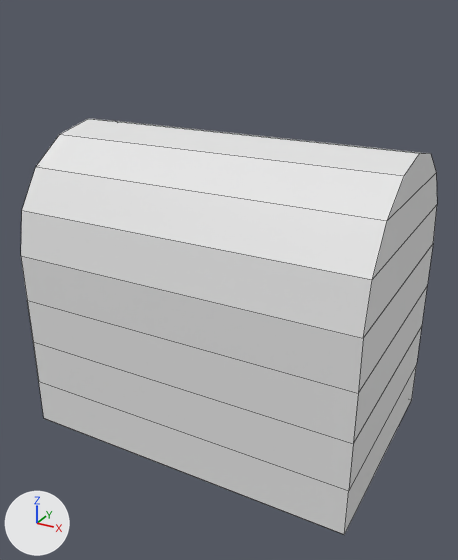
A saved change to the Blender file treasure-box.blend.
Before and after are seen from a 50 mm camera at (2.97, -5.47, 4.38) aimed at (0.1, -0.25, 1.77). The axes (+X, +Y, +Z) are drawn at lower left. The lights are the same throughout. Mesh edges are drawn as thin lines.

Script lines for the objects in view, before the commit:
```python
me_cube_001 = bpy.data.meshes.new('Cube.001')
me_cube_001.from_pydata(...)  # 82 vertices, 21 faces; spans x -1.0..1.0, y -1.0..1.0, z -1.0..1.0
me_cylinder = bpy.data.meshes.new('Cylinder')
me_cylinder.from_pydata(...)  # 18 vertices, 14 faces; spans x -1.2..0.0, y -1.2..1.2, z -1.8..1.8
ob_cube = bpy.data.objects.new('Cube', me_cube_001)
ob_cube.location = (0.0, 0.0, 1.0)
ob_cube.scale = (1.8, 1.2, 1.0)
ob_cylinder = bpy.data.objects.new('Cylinder', me_cylinder)
ob_cylinder.location = (0.0, 0.0, 2.0)
ob_cylinder.rotation_euler = (0.0, 1.571, 0.0)  # degrees (0, 90, 0)
```
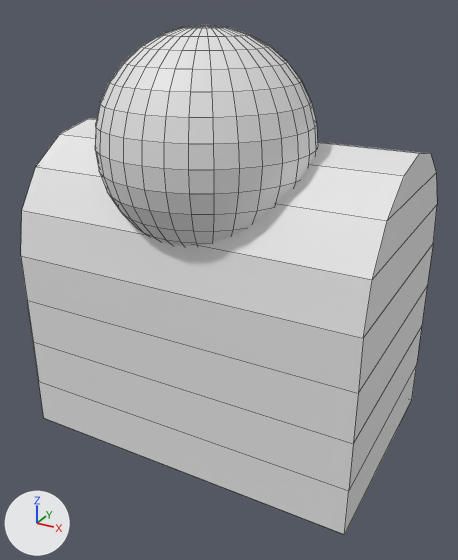
Boxes [x1, y1, x2, y2] around the edits, measured in the pictures (458 x 560 px):
```json
{"object": "Sphere", "change": "added", "after": [95, 25, 318, 246]}
```

The change, as JSON lines over the scene's bpy script:
```json
{"op": "add", "block": "me_sphere", "code": ["me_sphere = bpy.data.meshes.new('Sphere')", "me_sphere.from_pydata(...)  # a UV sphere (32 segments, 16 rings, poles along z) spanning x -1.0..1.0, y -1.0..1.0, z -1.0..1.0"]}
{"op": "add", "block": "ob_sphere", "code": ["ob_sphere = bpy.data.objects.new('Sphere', me_sphere)", "ob_sphere.location = (0.0, -0.49, 3.19)"]}
```
